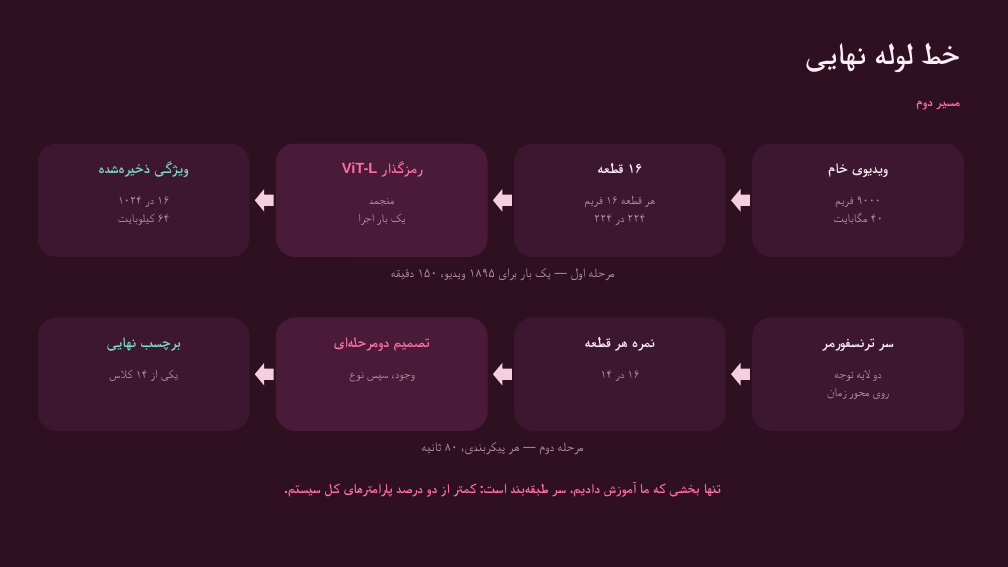
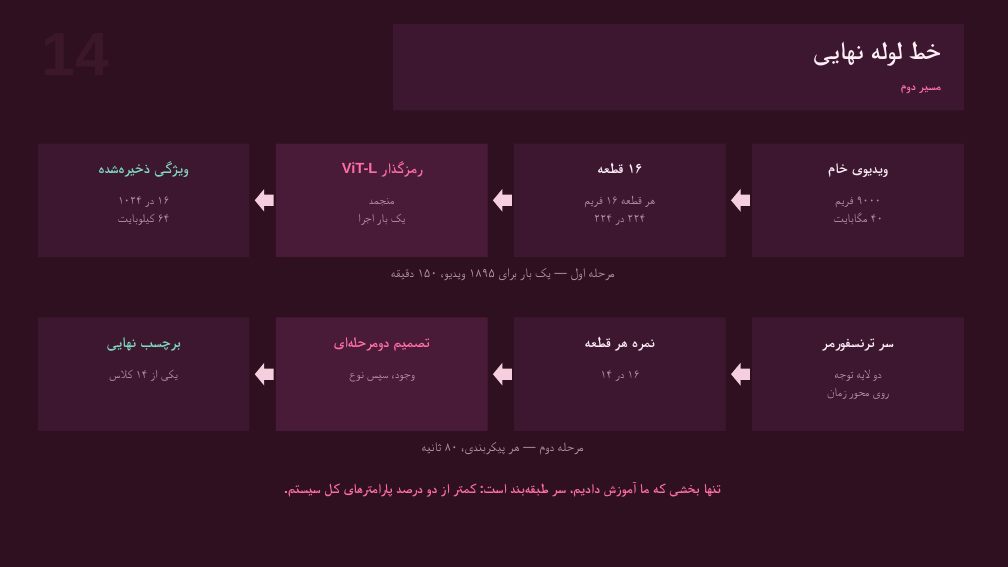
Before and after one commit to fdinosouri/Detecting-The-Type-Of-Video-Anomaly, a slide deck: slide 17 of thesis/Defense_Slides_Rose.pptx. Drawn at 1008x567 pixels with LibreOffice and Linux fonts; fonts in the diff are those of the drawing. Boxes give left, top, right and bottom in pixels: in the first picture for what was removed or moved away, otherwise in the second. Text is boxed around its words. In the diff, an @@ line names an element or a change of style, - is before the commit and + after.

```diff
--- a/thesis/Defense_Slides_Rose.pptx
+++ b/thesis/Defense_Slides_Rose.pptx
@@ rectangle added at bbox=[393, 24, 964, 110], fill #3D1730 @@
@@ text "خط لوله نهایی" at bbox=[107, 41, 941, 351]: size 29 to 24 pt @@
@@ text "مسیر دوم": place and size @@
-text "مسیر دوم" at bbox=[539, 101, 960, 454]
+text "مسیر دوم" at bbox=[539, 86, 941, 454]
@@ text "مسیر دوم" at bbox=[539, 86, 941, 454]: size 12.5 to 11.5 pt @@
@@ rounded rectangle to rectangle in 8 elements at bbox=[752, 144, 964, 257], bbox=[514, 144, 726, 257], bbox=[276, 144, 488, 257], bbox=[38, 144, 250, 257], bbox=[752, 318, 964, 431], bbox=[514, 318, 726, 431], bbox=[276, 318, 488, 431], bbox=[38, 318, 250, 431] @@
```
Also in this commit, not shown: 20 other slides changed, 4 other files.
